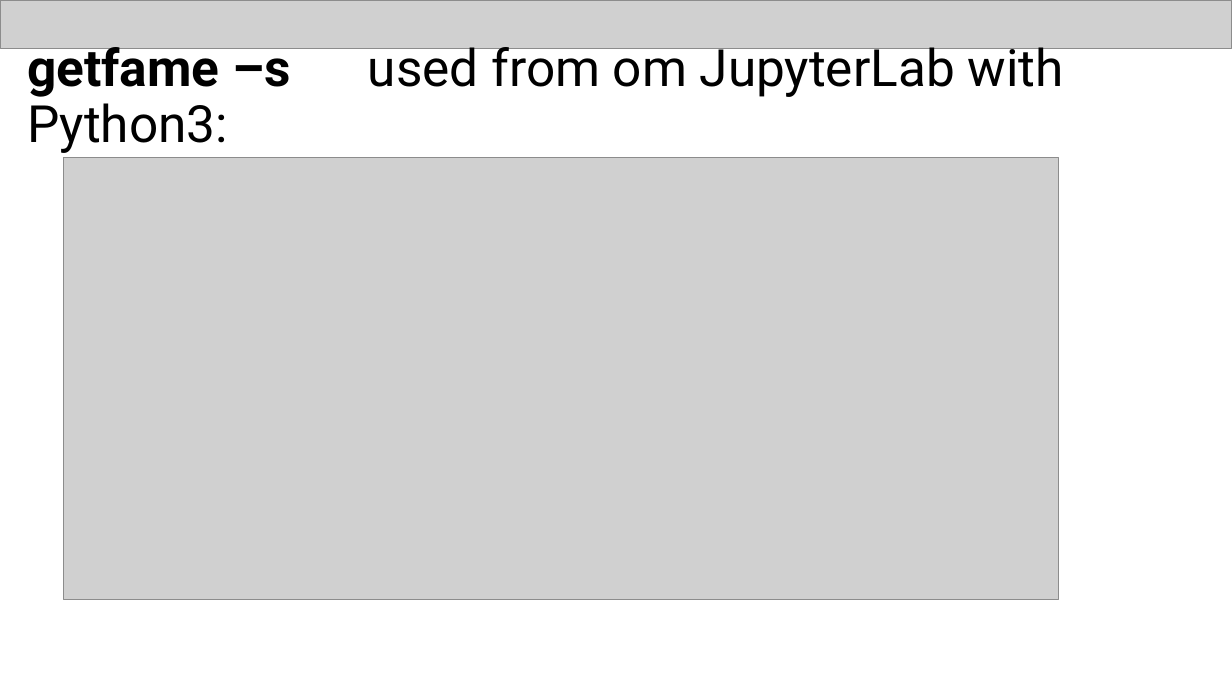
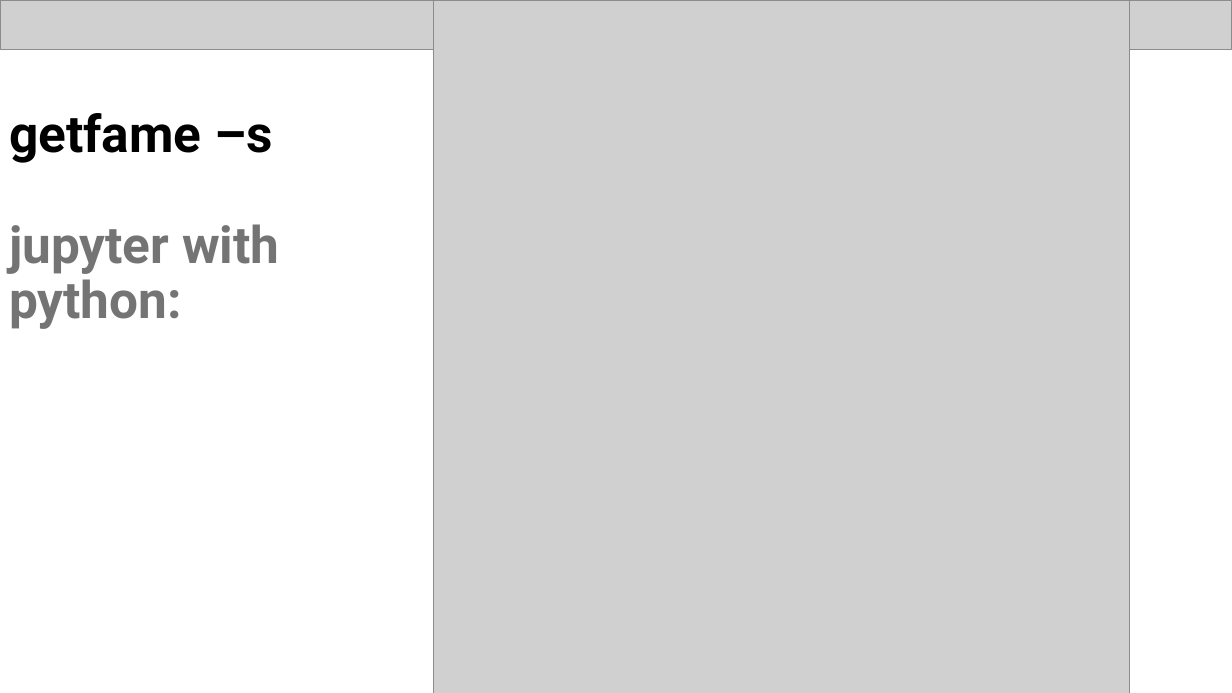
Before and after one commit to eriksoeb/getfame, a slide deck: slide 8 of getfame.pptx (slide 7 before the commit). Drawn at 1232x693 pixels with LibreOffice and Linux fonts; fonts in the diff are those of the drawing; grey boxes stand for pictures. Boxes give left, top, right and bottom in pixels: in the first picture for what was removed or moved away, otherwise in the second. Text is boxed around its words. In the diff, an @@ line names an element or a change of style, - is before the commit and + after.

```diff
--- a/getfame.pptx
+++ b/getfame.pptx
@@ picture: place and size @@
-picture at bbox=[63, 157, 1058, 600]
+picture at bbox=[433, 1, 1130, 693]
@@ title at bbox=[9, 113, 279, 329]: text changed; text colour #000000 to #747474; bold on @@
-getfame –s used from om JupyterLab with Python3:
+getfame –s
+jupyter with python:
```
Also in this commit, not shown: 12 other slides changed, 2 slides added, 3 slides removed, 1 other file.
